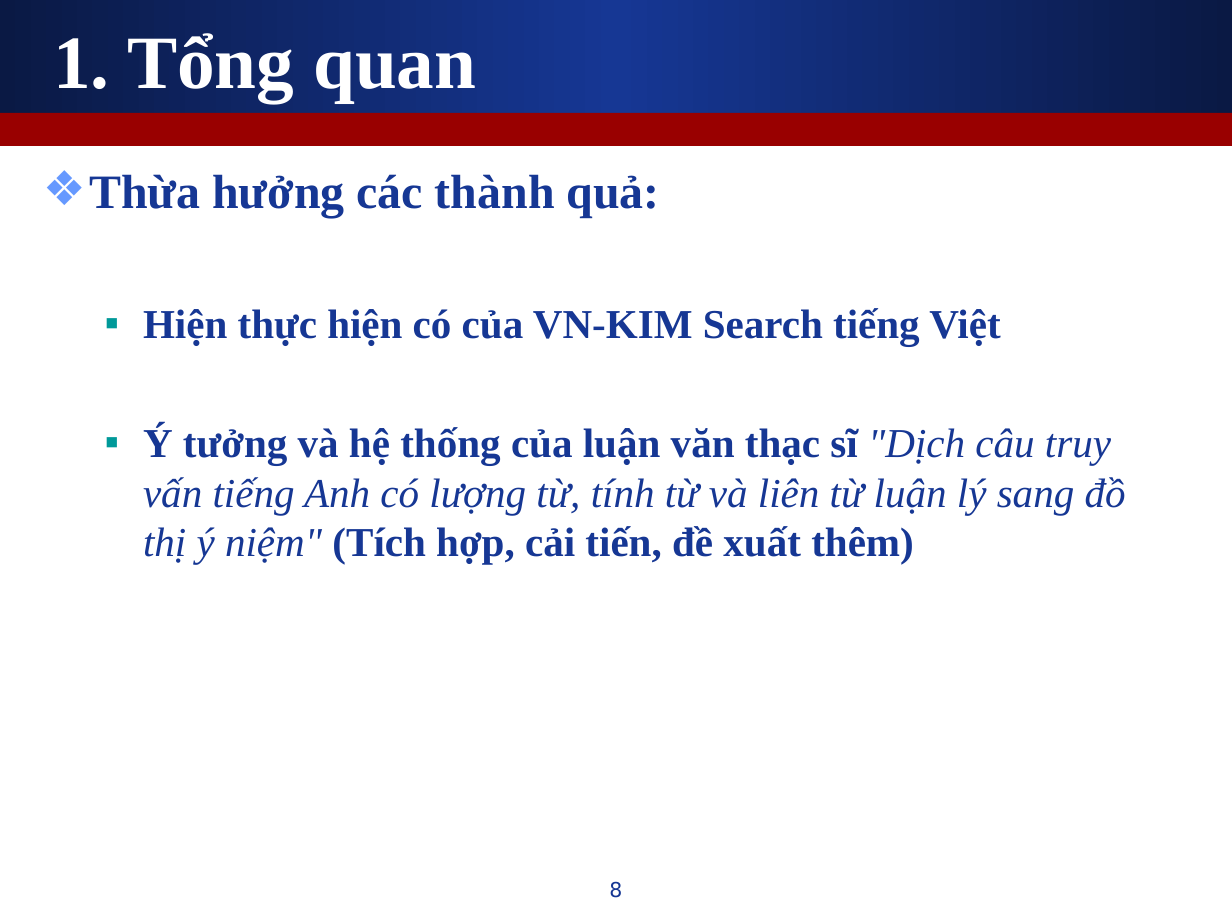
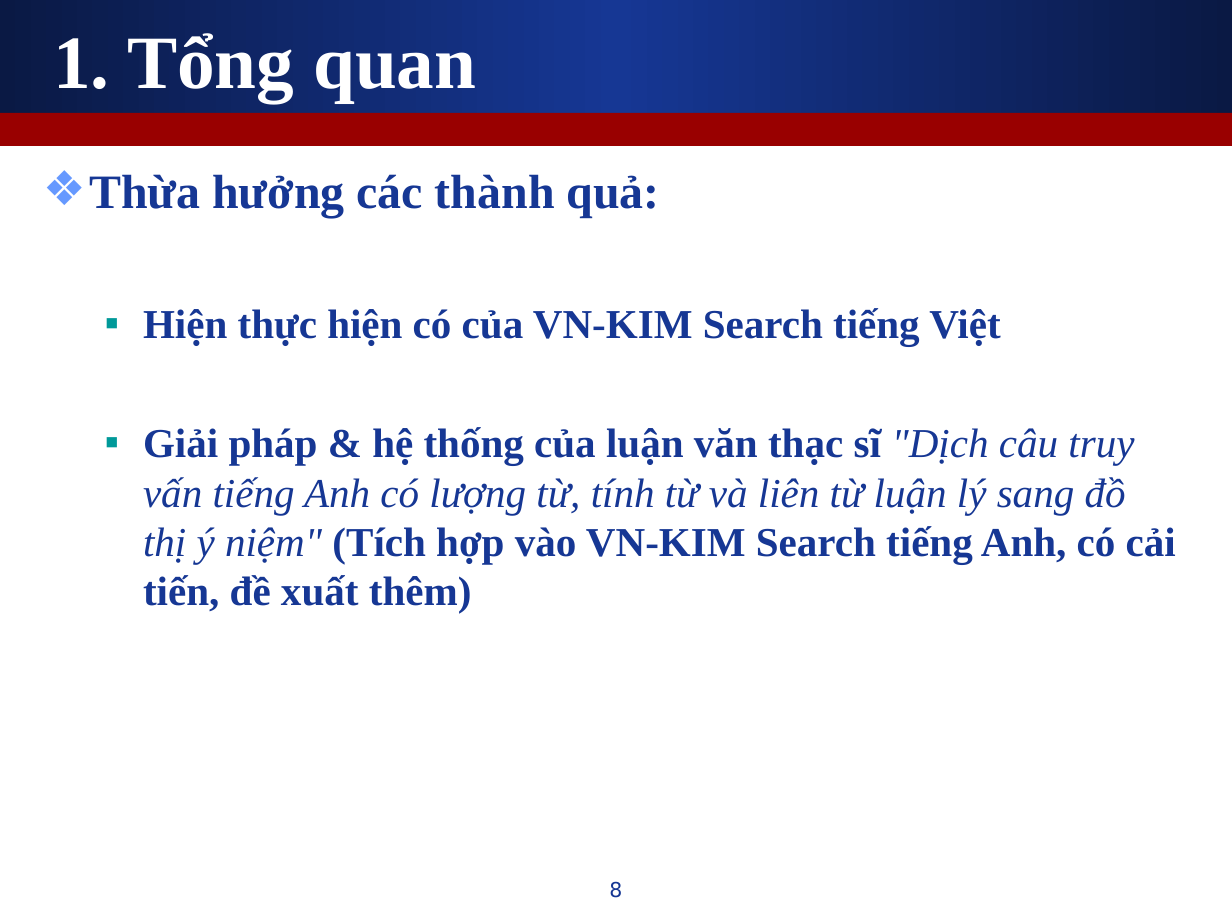
Before and after one commit to leaderwing/kt-kimres, a slide deck: slide 8 of note/Copy of [Thesis] Presentation.ppt. Drawn at 1232x924 pixels with LibreOffice and Linux fonts; fonts in the diff are those of the drawing. Boxes give left, top, right and bottom in pixels: in the first picture for what was removed or moved away, otherwise in the second. Text is boxed around its words. In the diff, an @@ line names an element or a change of style, - is before the commit and + after.

```diff
--- a/note/Copy of [Thesis] Presentation.ppt
+++ b/note/Copy of [Thesis] Presentation.ppt
@@ text at (143, 427, 1176, 613): text changed; bold on; italic off @@
-  ▪ Ý tưởng và hệ thống của luận văn thạc sĩ "Dịch câu truy vấn tiếng Anh có lượng từ, tính từ và liên từ luận lý sang đồ thị ý niệm" (Tích hợp, cải tiến, đề xuất thêm)
+  ▪ Giải pháp & hệ thống của luận văn thạc sĩ "Dịch câu truy vấn tiếng Anh có lượng từ, tính từ và liên từ luận lý sang đồ thị ý niệm" (Tích hợp vào VN-KIM Search tiếng Anh, có cải tiến, đề xuất thêm)
```
Also in this commit, not shown: 5 other slides changed, 1 slide added.
